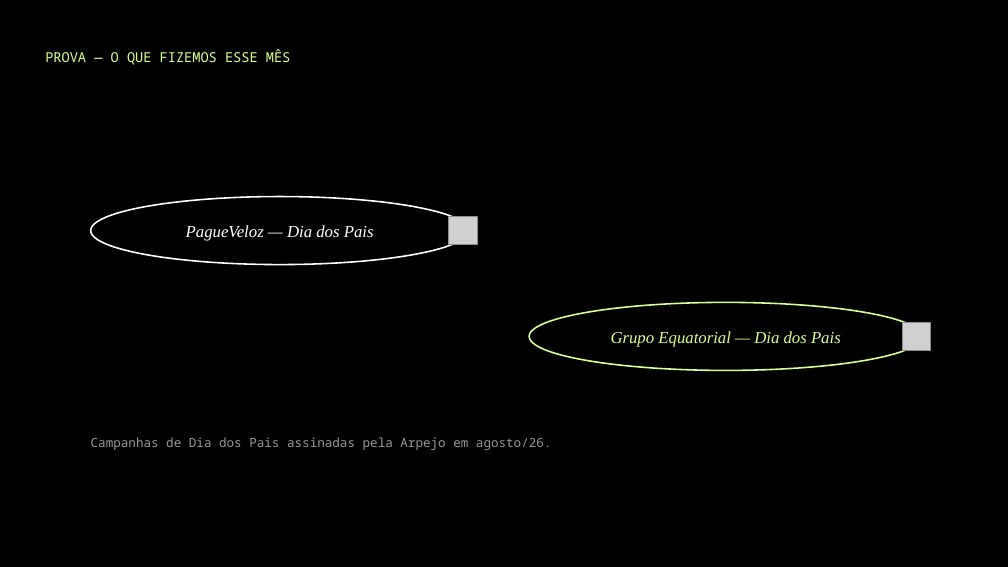
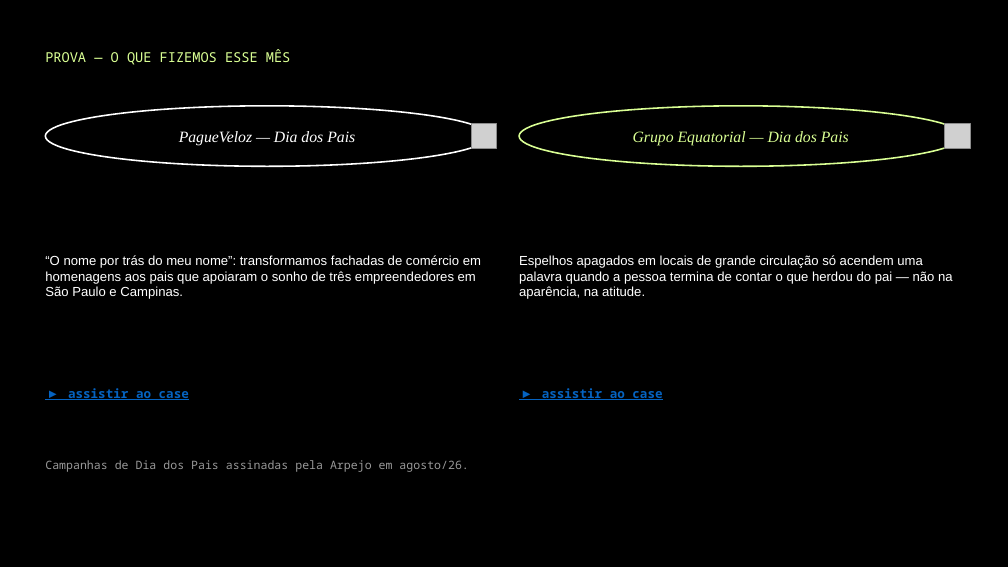
Before and after one commit to BiancaSchwanke/data-manipulation-exercises, a slide deck: slide 7 of entregas-agosto26/apresentacao-prospeccao-agosto26.pptx. Drawn at 1008x567 pixels with LibreOffice and Linux fonts; fonts in the diff are those of the drawing; grey boxes stand for pictures; background and template pictures are left out. Boxes give left, top, right and bottom in pixels: in the first picture for what was removed or moved away, otherwise in the second. Text is boxed around its words. In the diff, an @@ line names an element or a change of style, - is before the commit and + after.

```diff
--- a/entregas-agosto26/apresentacao-prospeccao-agosto26.pptx
+++ b/entregas-agosto26/apresentacao-prospeccao-agosto26.pptx
@@ text "PagueVeloz — Dia dos Pais" moved from (x1=186, y1=225, x2=374, y2=241) to (x1=179, y1=131, x2=355, y2=145) @@
@@ text "PagueVeloz — Dia dos Pais" at (x1=179, y1=131, x2=355, y2=145): size 16 to 15 pt @@
@@ ellipse resized from (x1=91, y1=197, x2=469, y2=265) to (x1=45, y1=106, x2=489, y2=166) @@
@@ text "Grupo Equatorial — Dia dos ..." at (x1=633, y1=131, x2=849, y2=145): size 16 to 15 pt @@
@@ text "Grupo Equatorial — Dia dos ..." moved from (x1=611, y1=331, x2=841, y2=347) to (x1=633, y1=131, x2=849, y2=145) @@
@@ ellipse resized from (x1=529, y1=302, x2=923, y2=371) to (x1=520, y1=106, x2=963, y2=166) @@
@@ picture moved from (x1=449, y1=216, x2=478, y2=245) to (x1=471, y1=123, x2=497, y2=149) @@
@@ picture moved from (x1=903, y1=322, x2=932, y2=351) to (x1=945, y1=123, x2=971, y2=149) @@
@@ text added at (x1=45, y1=255, x2=481, y2=299), 12.5 pt, text #FFFFFF @@
+“O nome por trás do meu nome”: transformamos fachadas de comércio em homenagens aos pais que apoiaram o sonho de três empreendedores em São Paulo e Campinas.
@@ text added at (x1=519, y1=255, x2=953, y2=299), 12.5 pt, text #FFFFFF @@
+Espelhos apagados em locais de grande circulação só acendem uma palavra quando a pessoa termina de contar o que herdou do pai — não na aparência, na atitude.
@@ text added at (x1=68, y1=388, x2=189, y2=400), 12 pt, text #0563C1, bold, underline @@
+▶ assistir ao case
@@ text added at (x1=542, y1=388, x2=662, y2=400), 12 pt, text #0563C1, bold, underline @@
+▶ assistir ao case
@@ text "Campanhas de Dia dos Pais ..." moved from (x1=91, y1=437, x2=552, y2=450) to (x1=45, y1=460, x2=468, y2=472) @@
@@ text "Campanhas de Dia dos Pais ..." at (x1=45, y1=460, x2=468, y2=472): size 12 to 11 pt @@
```
Also in this commit, not shown: 2 other files.
